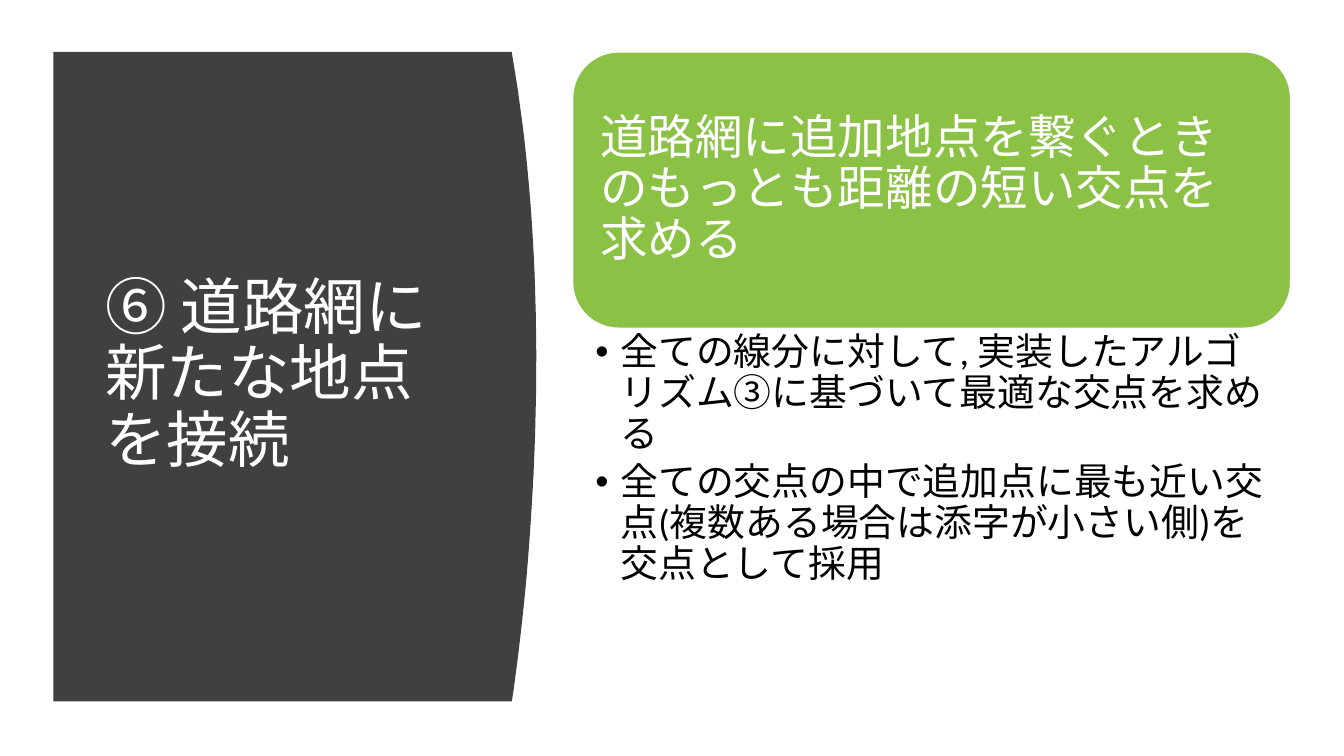
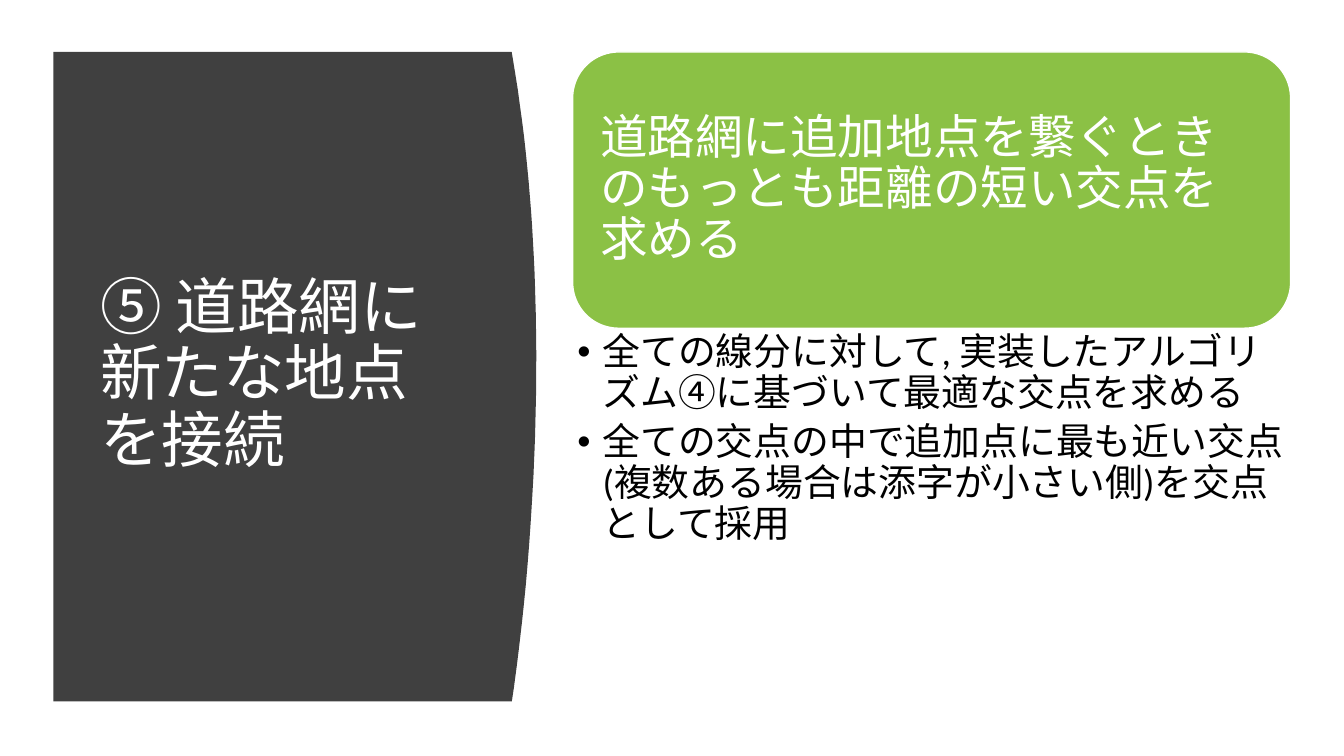
Before and after one commit to ie03-aizu-2019/ie03project-skys, a slide deck: slide 11 of Reports/Midterm.pptx (slide 10 before the commit). Drawn at 1344x756 pixels with LibreOffice and Linux fonts; fonts in the diff are those of the drawing. Boxes give left, top, right and bottom in pixels: in the first picture for what was removed or moved away, otherwise in the second. Text is boxed around its words. In the diff, an @@ line names an element or a change of style, - is before the commit and + after.

```diff
--- a/Reports/Midterm.pptx
+++ b/Reports/Midterm.pptx
@@ rounded rectangle at (x1=573, y1=52, x2=1291, y2=329): proportions changed @@
@@ text "道路網に追加地点を繋ぐときのもっとも距離の短い交点を求める" at (x1=600, y1=114, x2=1218, y2=260): more space between paragraphs @@
@@ title at (x1=100, y1=277, x2=422, y2=467): text changed @@
-⑥ 道路網に新たな地点を接続
+⑤ 道路網に新たな地点を接続
@@ text at (x1=603, y1=327, x2=1261, y2=410): text changed @@
-  • 全ての線分に対して, 実装したアルゴリズム③に基づいて最適な交点を求める
+  • 全ての線分に対して, 実装したアルゴリズム④に基づいて最適な交点を求める
```
Also in this commit, not shown: 13 other slides changed, 2 slides added, 2 slides removed.
